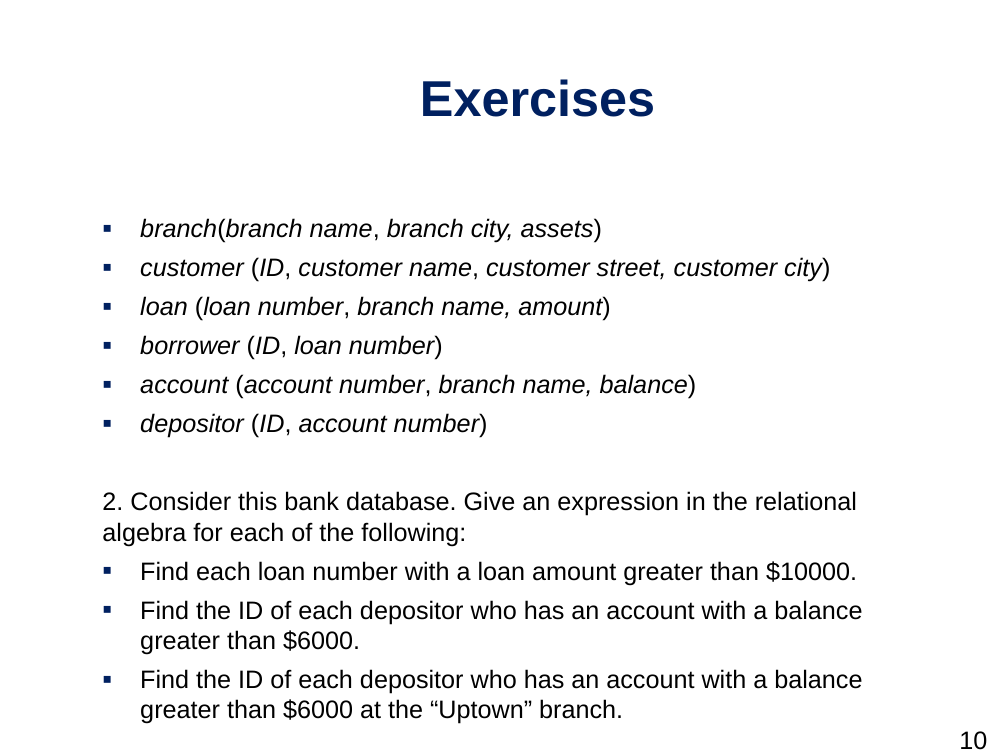
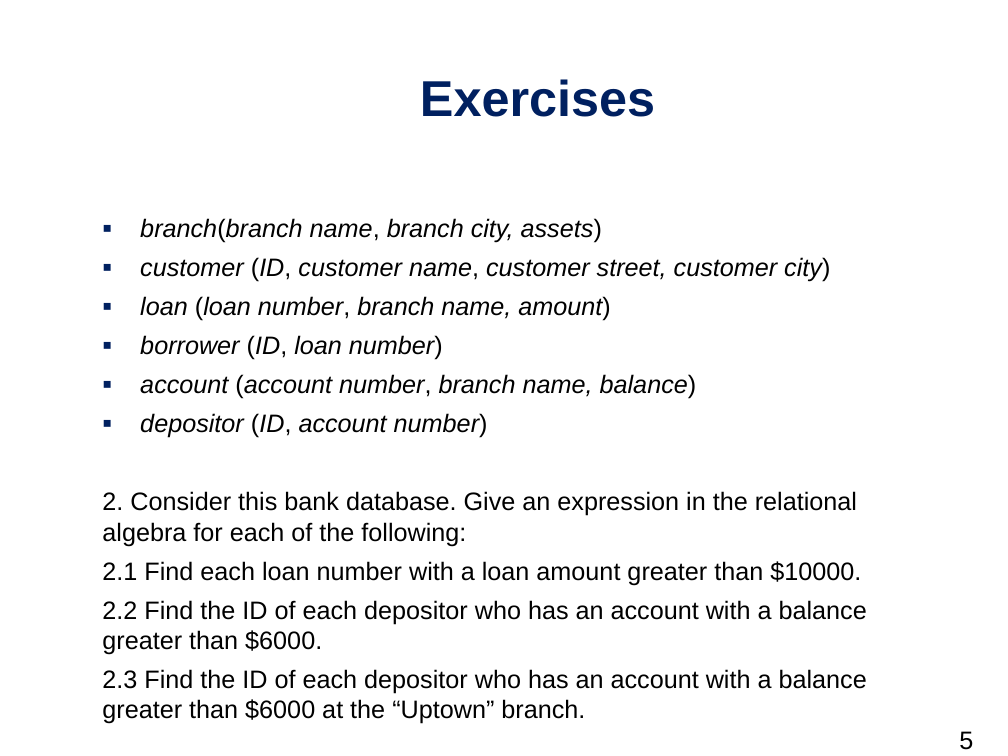
Before and after one commit to daichou03/DBS-slide-tut-25, a slide deck: slide 5 of week_1/week_1.pptx (slide 10 before the commit). Drawn at 1008x756 pixels with LibreOffice and Linux fonts; fonts in the diff are those of the drawing; background and template pictures are left out. Boxes give left, top, right and bottom in pixels: in the first picture for what was removed or moved away, otherwise in the second. Text is boxed around its words. In the diff, an @@ line names an element or a change of style, - is before the commit and + after.

```diff
--- a/week_1/week_1.pptx
+++ b/week_1/week_1.pptx
@@ text at [102,561,867,724]: text changed @@
-▪ Find each loan number with a loan amount greater than $10000.
-▪ Find the ID of each depositor who has an account with a balance greater than $6000.
-▪ Find the ID of each depositor who has an account with a balance greater than $6000 at the “Uptown” branch.
+2.1 Find each loan number with a loan amount greater than $10000.
+2.2 Find the ID of each depositor who has an account with a balance greater than $6000.
+2.3 Find the ID of each depositor who has an account with a balance greater than $6000 at the “Uptown” branch.
@@ page number at [959,731,973,750]: text changed @@
-10
+5
```
Also in this commit, not shown: 5 other slides changed, 5 slides removed.
